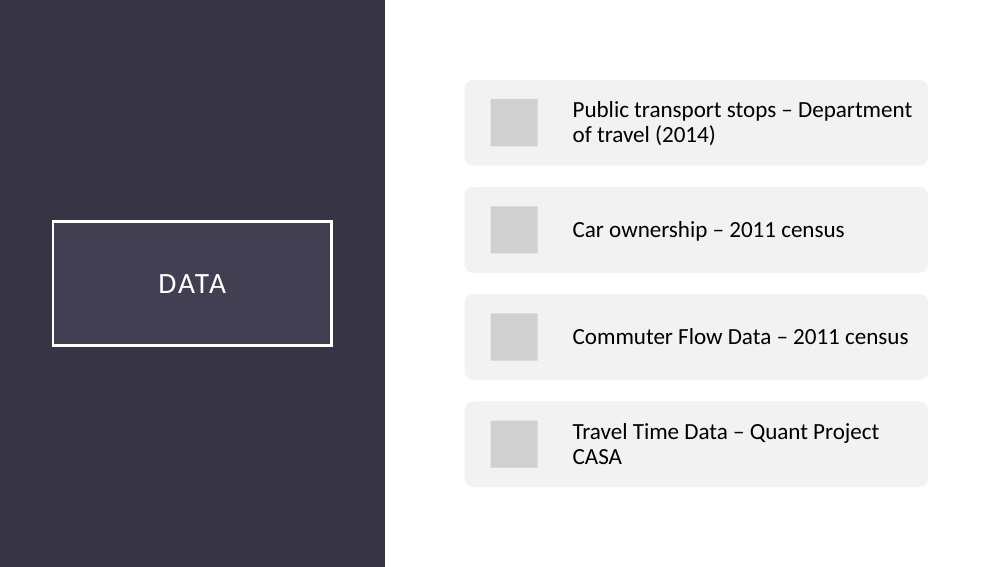
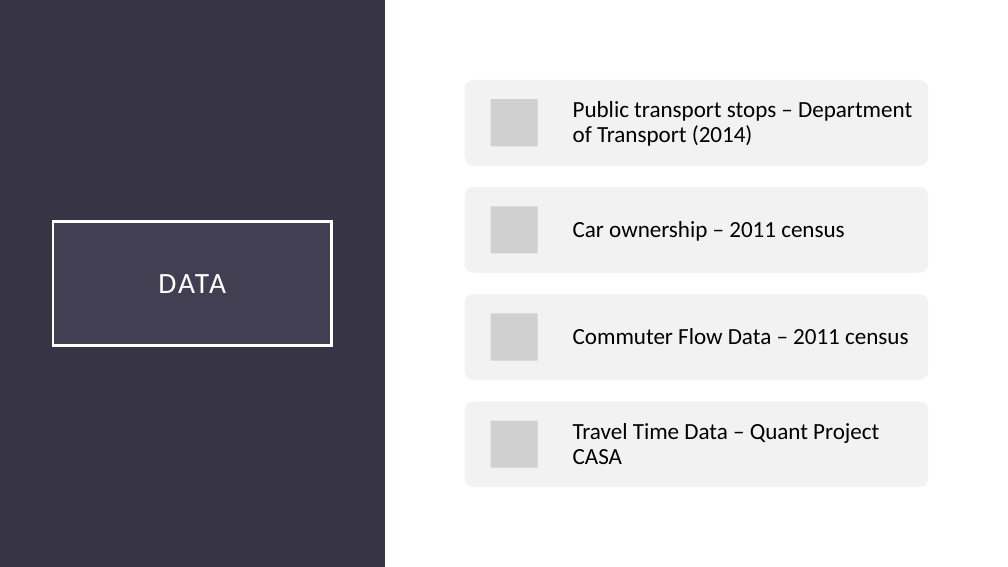
Before and after one commit to natesheehan/spidercartographers, a slide deck: slide 4 of For Report/Presentation.pptx. Drawn at 1008x567 pixels with LibreOffice and Linux fonts; fonts in the diff are those of the drawing; grey boxes stand for pictures. Boxes give left, top, right and bottom in pixels: in the first picture for what was removed or moved away, otherwise in the second. Text is boxed around its words. In the diff, an @@ line names an element or a change of style, - is before the commit and + after.

```diff
--- a/For Report/Presentation.pptx
+++ b/For Report/Presentation.pptx
@@ text at <box>573,101,912,146</box>: text changed @@
-Public transport stops – Department of travel (2014)
+Public transport stops – Department of Transport (2014)
```
Also in this commit, not shown: 3 other slides changed.
